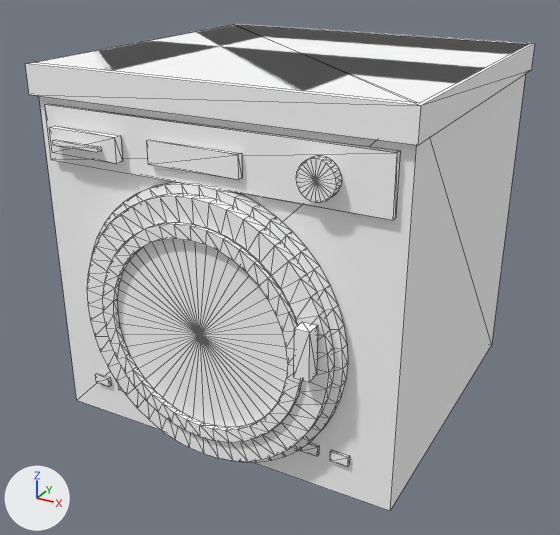
The OBJ model src/main/resources/assets/eln/model/electricwasher/electricwasher.obj: old version first, new version second.
Before and after are seen from a 50 mm lens placed at (0.906, -1.751, 0.745), pointed at (-0.015, -0.077, -0.092). The axes (+X, +Y, +Z) are drawn at lower left. The lights are the same throughout. The first picture is the older version. Mesh edges are drawn as thin lines. Where no turn or scale is listed for an object, it has been applied to the vertices. Vertices at exactly the same position are counted once.

Names of what the first picture shows: 'Black', 'Case', 'Display', 'Glass', 'Trim'.
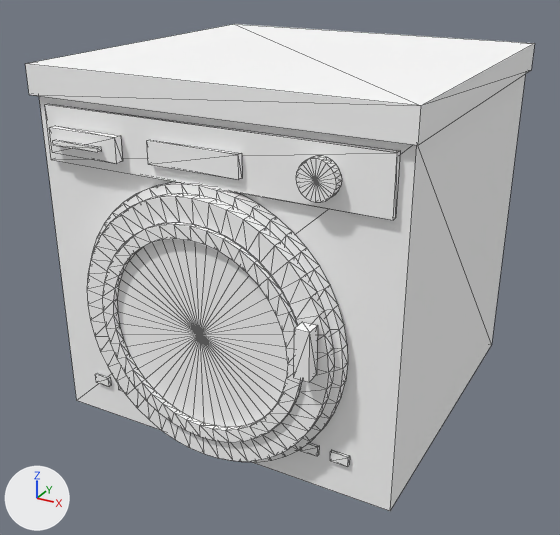
The edits, one by one:
me_case is used by ob_case; location (0.0, 0.0, 0.0).
Before the commit, vertices of me_case: 1 (-0.46, 0.43, 0.46) at pixel (234, 24), 2 (0.46, 0.43, 0.46) at pixel (529, 44), 6 (0.46, -0.43, 0.46) at pixel (419, 103), 7 (-0.46, -0.43, 0.46) at pixel (34, 62).
me_case had 16 vertices, 24 faces and spanned x -0.46..0.46, y -0.468..0.43, z -0.45..0.46.
me_case now has 16 vertices, 24 faces and spans x -0.46..0.46, y -0.468..0.43, z -0.45..0.39.
Part 1, on me_case:
Vertices 1, 2, 6, 7 of me_case move by (0.0, 0.0, -0.07).

What differs and where, as boxes (x1, y1, x2, y2) in the pictures (560 x 535 px):
'Case', reshaped (10% shorter)
    before: (37, 25, 525, 511)
    after: (39, 75, 525, 511)
